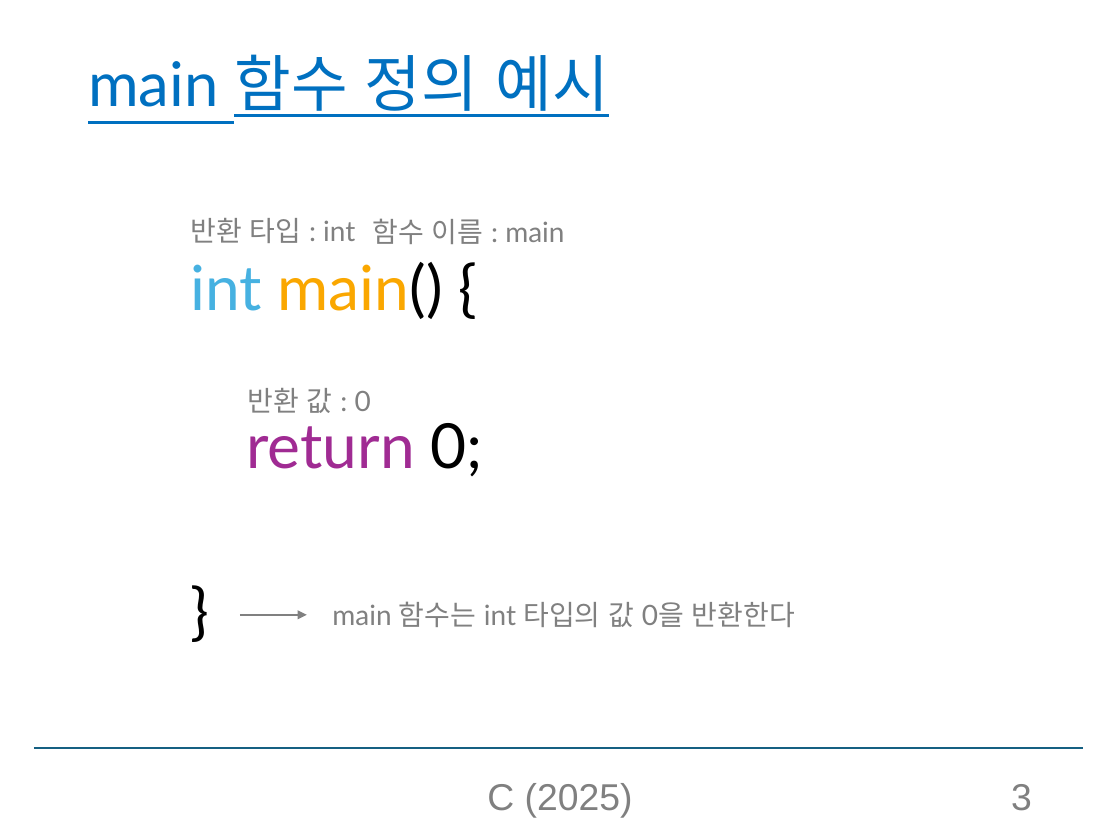
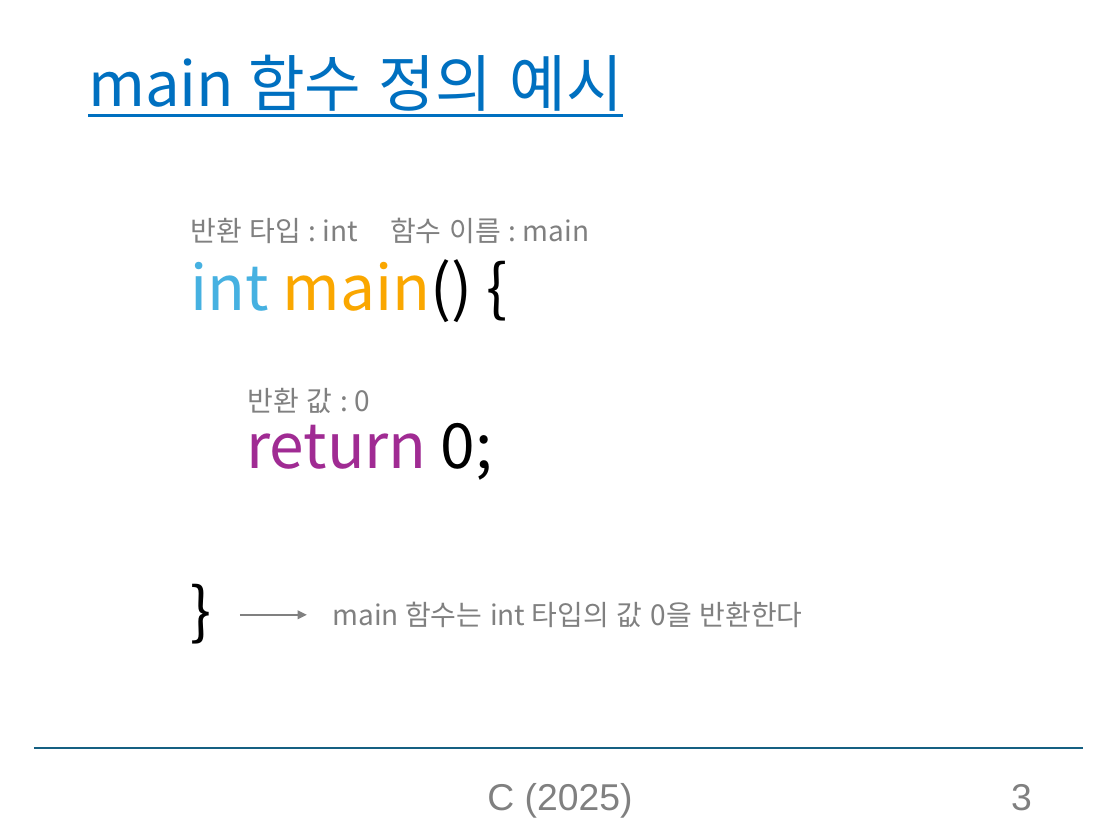
Before and after one commit to sunny1013/Computer-Programming-and-Practice-2025-1, a slide deck: slide 3 of C소개_실습제외.pptx. Drawn at 1120x840 pixels with LibreOffice and Linux fonts; fonts in the diff are those of the drawing. Boxes give left, top, right and bottom in pixels: in the first picture for what was removed or moved away, otherwise in the second. Text is boxed around its words. In the diff, an @@ line names an element or a change of style, - is before the commit and + after.

```diff
--- a/C소개_실습제외.pptx
+++ b/C소개_실습제외.pptx
@@ text "함수 이름 : main" moved from (x1=372, y1=218, x2=564, y2=244) to (x1=390, y1=217, x2=589, y2=243) @@
@@ font Lato to Noto Sans CJK KR in 6 elements at (x1=88, y1=54, x2=622, y2=117), (x1=190, y1=218, x2=358, y2=243), (x1=332, y1=601, x2=803, y2=627), (x1=247, y1=388, x2=370, y2=413), (x1=390, y1=217, x2=589, y2=243), (x1=190, y1=259, x2=493, y2=480) @@
```
Also in this commit, not shown: 104 other slides changed, 1 slide removed.
